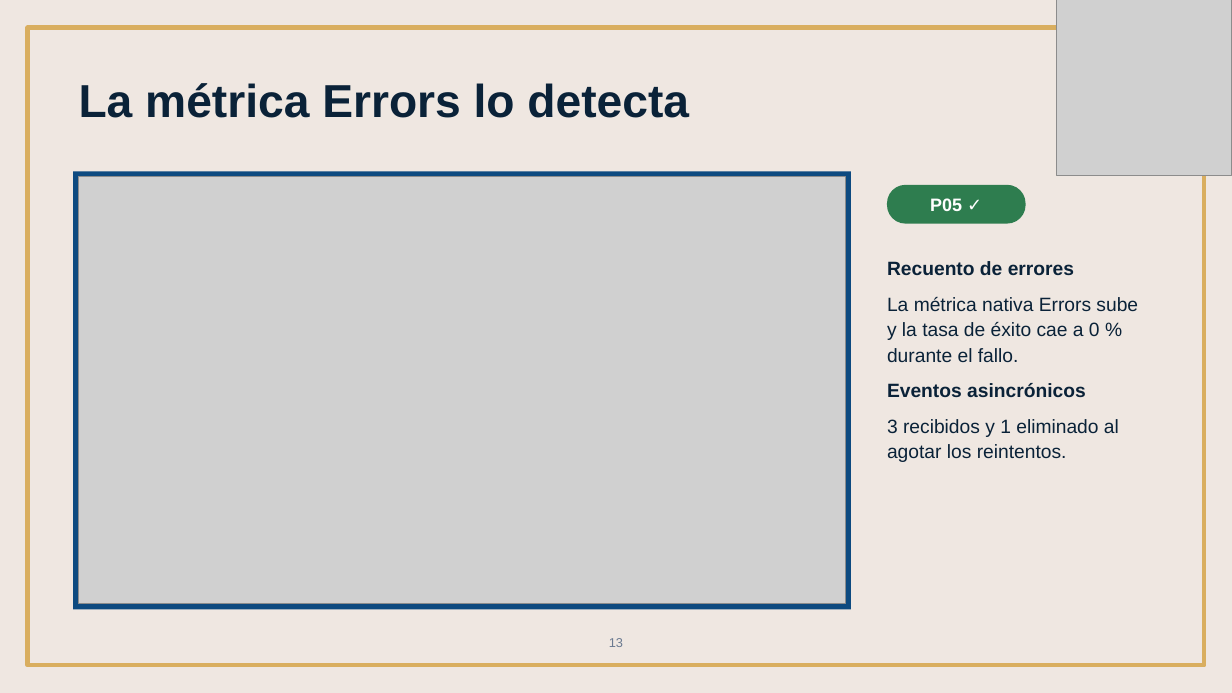
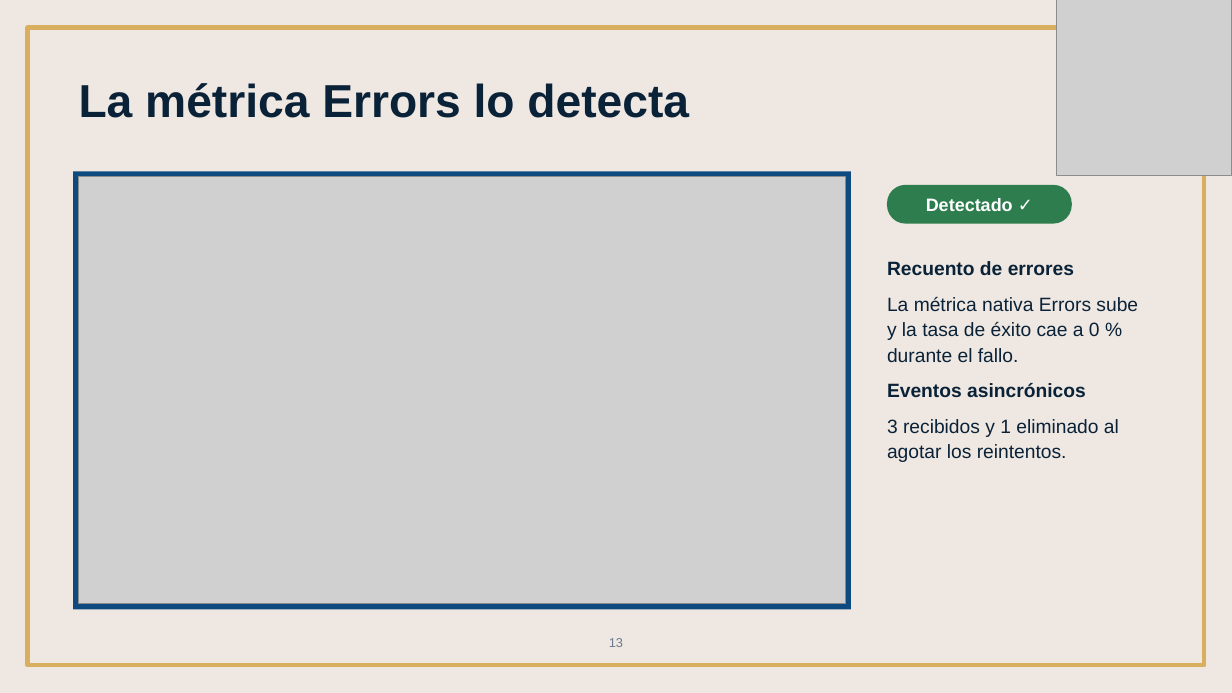
Before and after one commit to DannG04/GacetaUNSIS, a slide deck: slide 13 of entregables/01-Presentacion-Equipo3.pptx. Drawn at 1232x693 pixels with LibreOffice and Linux fonts; fonts in the diff are those of the drawing; grey boxes stand for pictures. Boxes give left, top, right and bottom in pixels: in the first picture for what was removed or moved away, otherwise in the second. Text is boxed around its words. In the diff, an @@ line names an element or a change of style, - is before the commit and + after.

```diff
--- a/entregables/01-Presentacion-Equipo3.pptx
+++ b/entregables/01-Presentacion-Equipo3.pptx
@@ rounded rectangle "Detectado ✓": place and size @@
-rounded rectangle "Detectado ✓" at (887,185,1026,224)
+rounded rectangle "Detectado ✓" at (887,185,1072,224)
@@ text in rounded rectangle at (926,198,1013,211): text changed @@
-P05 ✓
+Detectado ✓
```
Also in this commit, not shown: 9 other slides changed, 2 slides added, 2 slides removed, 17 other files.
